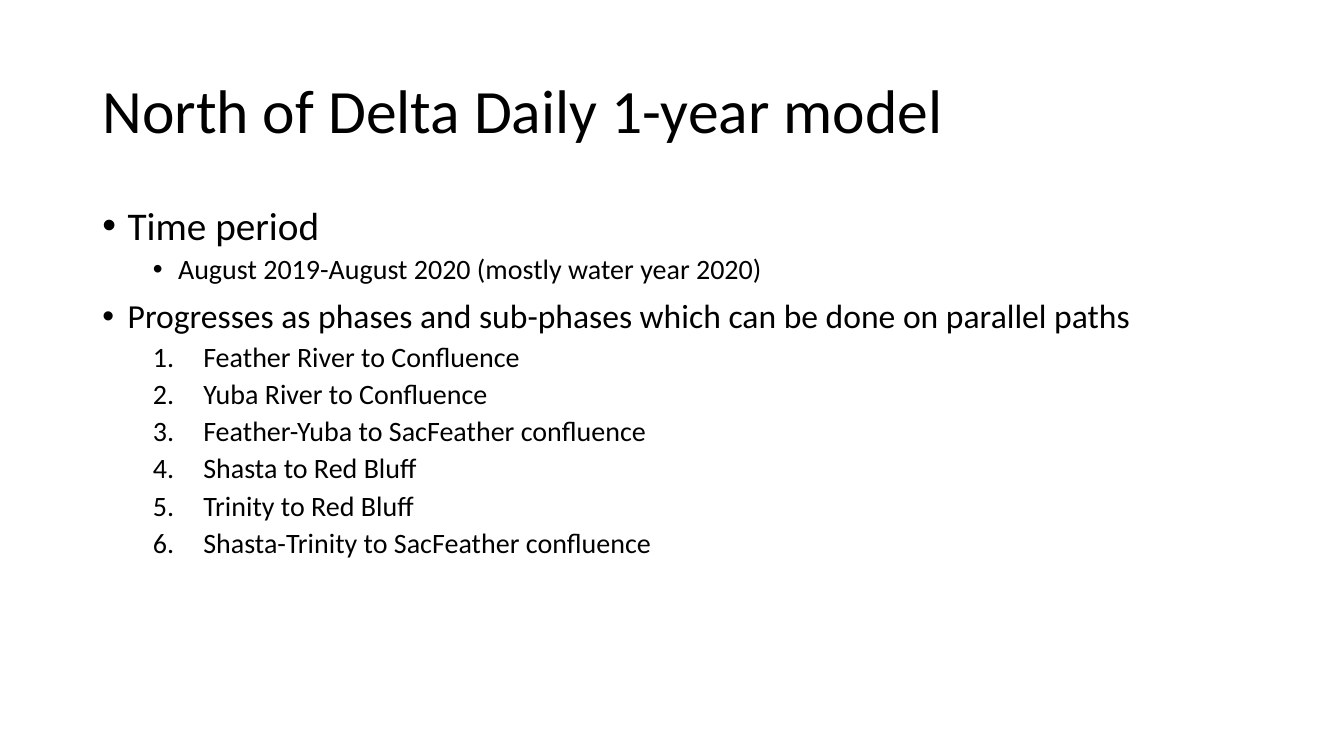
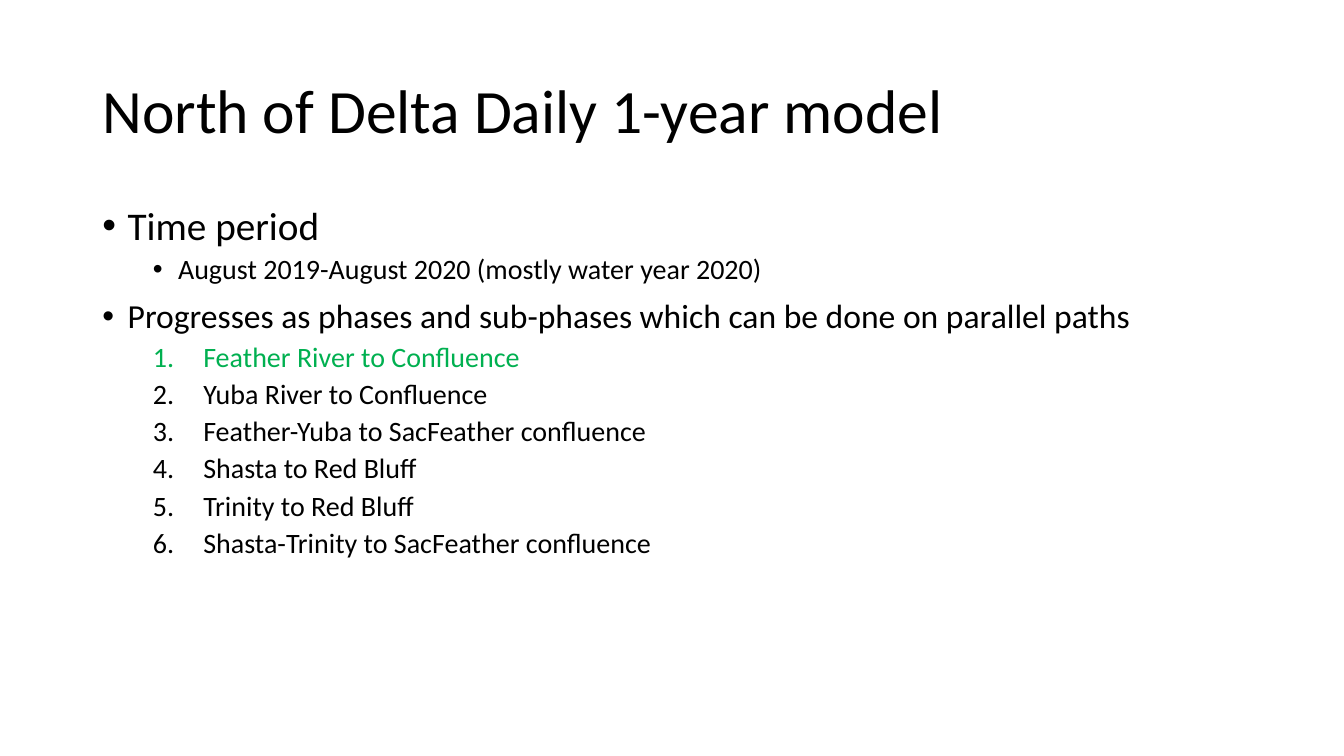
Before and after one commit to nsosorio/DailyCalLiteModel, a slide deck: slide 3 of Building daily CalLite model from scratch – daily.pptx. Drawn at 1344x756 pixels with LibreOffice and Linux fonts; fonts in the diff are those of the drawing. Boxes give left, top, right and bottom in pixels: in the first picture for what was removed or moved away, otherwise in the second. Text is boxed around its words. In the diff, an @@ line names an element or a change of style, - is before the commit and + after.

```diff
--- a/Building daily CalLite model from scratch – daily.pptx
+++ b/Building daily CalLite model from scratch – daily.pptx
@@ text at (x1=203, y1=347, x2=519, y2=368): text colour #000000 to #00B050 in "Feather River to Confluence" @@
```
Also in this commit, not shown: 5 other slides changed, 5 slides added, 11 other files.
